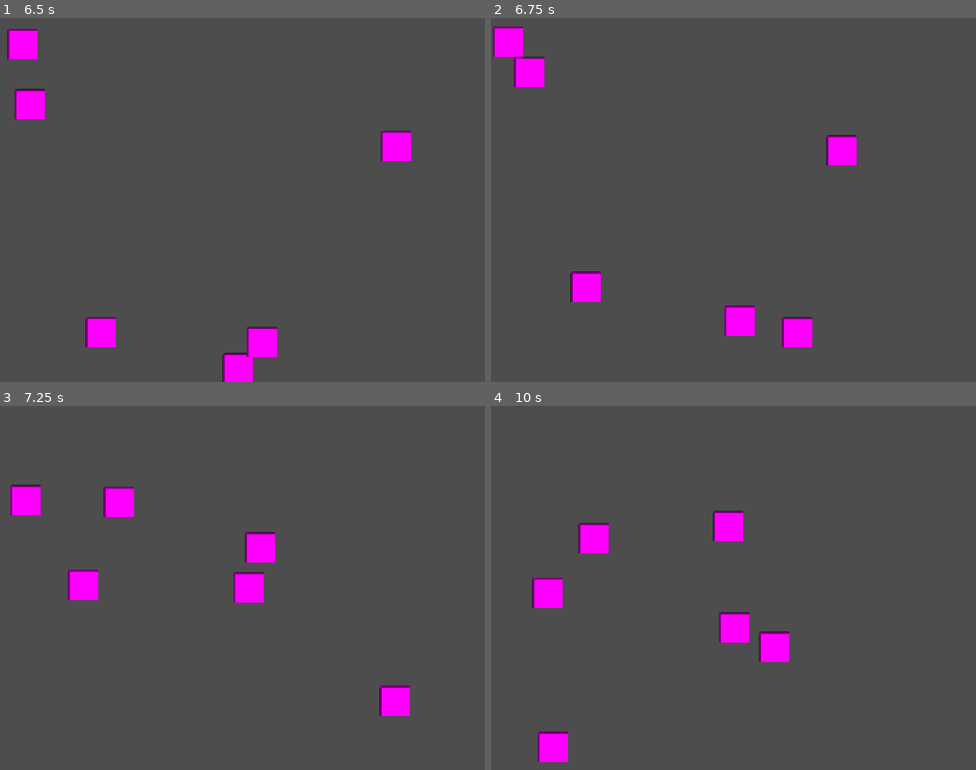
Above: before the commit, frames 1-4 (two rows, left to right).
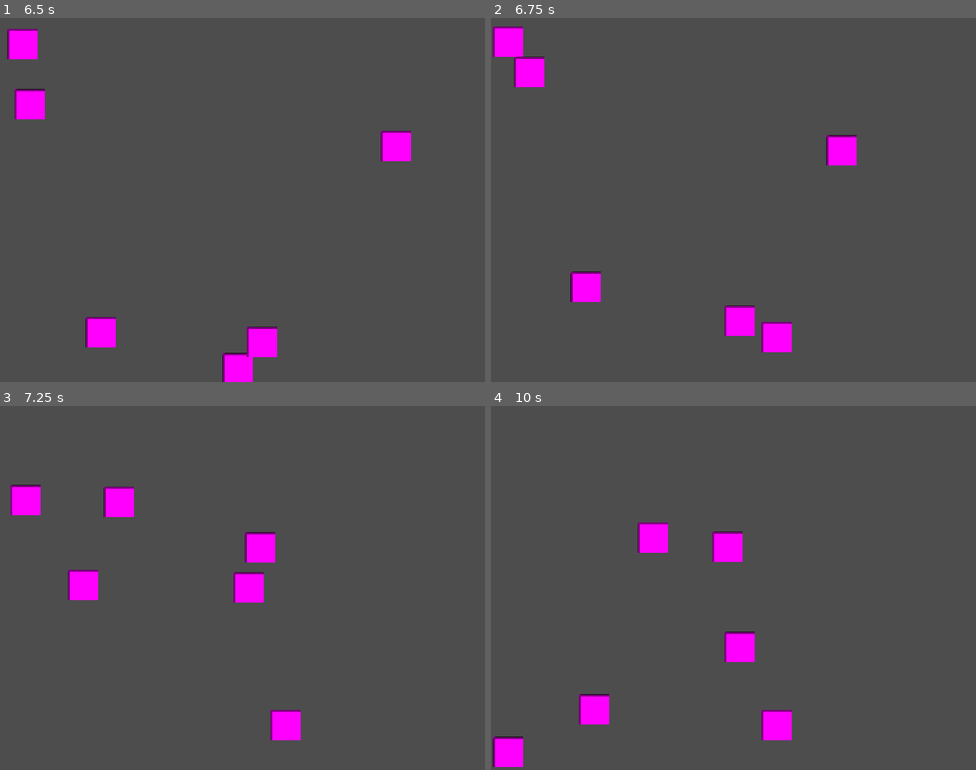
Above: after the commit, the same moments.

Repository: paavonelimarkka/mask-no-four
Game: Godot game, scene res://Scenes/game.tscn
The game is run twice, just before and just after one commit, with the same random seed, the same clock (stepped at 60 frames per second) and the same inputs. This scene is started directly instead of the project's main scene.
Inputs:
- Up to frame 1 (6.5 s): hold D (Right) 0.53-1.28 s; tap E (Interact, bound only after the commit) every 0.75 s from 0.6 to 5.85 s; hold S (Down) 1.28-2.03 s; hold D (Right) 2.03-2.78 s; hold W (Up) 2.78-3.53 s; hold A (Left) 3.53-5.03 s; hold S (Down) 5.03-5.78 s; hold D (Right) from 5.78 s (still down)
- Up to frame 2 (6.75 s): release D (Right) at 6.53 s; hold W (Up) from 6.53 s (still down); tap E (Interact, bound only after the commit) at 6.6 s
- Up to frame 3 (7.25 s): keep holding W (Up)
- Up to frame 4 (10 s): release W (Up) at 7.28 s; hold D (Right) 7.28-8.03 s; tap E (Interact, bound only after the commit) every 0.75 s from 7.35 to 9.6 s; hold S (Down) 8.03-8.78 s; hold A (Left) 8.78-9.53 s; hold W (Up) from 9.53 s (still down)

Frame 1 is identical in both runs. In frame 2, 0.8% of the frame differs, in the area x 55-67%, y 82-92%; in frame 3, 1.0%; in frame 4, 5.7%, in the area x 0-62%, y 28-100%.

Commit message:
restructure folders, make npcs stop when E is pressed

Diff:
--- a/Scenes/npc.tscn
+++ b/Scenes/npc.tscn
@@ -1,6 +1,6 @@
 [gd_scene format=3 uid="uid://dyinydf272qmt"]
 
-[ext_resource type="Script" uid="uid://cptg65y4hkrds" path="res://Scenes/npc.gd" id="1_acqhf"]
+[ext_resource type="Script" uid="uid://cptg65y4hkrds" path="res://Scripts/npc.gd" id="1_acqhf"]
 
 [sub_resource type="CanvasItemMaterial" id="CanvasItemMaterial_xxsvc"]
 
@@ -9,7 +9,8 @@
 
 [sub_resource type="CircleShape2D" id="CircleShape2D_h1ryf"]
 
-[node name="Npc" type="CharacterBody2D" unique_id=1502401715]
+[node name="Npc" type="CharacterBody2D" unique_id=1502401715 groups=["npc"]]
+collision_layer = 3
 script = ExtResource("1_acqhf")
 
 [node name="Sprite2D" type="Sprite2D" parent="." unique_id=337415709]
--- a/Scenes/player.gd
+++ /dev/null
@@ -1,11 +0,0 @@
-extends CharacterBody2D
-
-const speed = 400.0
-
-func get_input():
-	var input_direction = Input.get_vector("Left", "Right", "Up", "Down")
-	velocity = input_direction * speed
-
-func _physics_process(delta):
-	get_input()
-	move_and_slide()
--- a/Scenes/player.tscn
+++ b/Scenes/player.tscn
@@ -1,12 +1,14 @@
 [gd_scene format=3 uid="uid://cg76re3787jjk"]
 
-[ext_resource type="Script" uid="uid://bdwkk7n36p5lb" path="res://Scenes/player.gd" id="1_v0iea"]
+[ext_resource type="Script" uid="uid://bdwkk7n36p5lb" path="res://Scripts/player.gd" id="1_v0iea"]
 
 [sub_resource type="PlaceholderTexture2D" id="PlaceholderTexture2D_f60y1"]
 size = Vector2(50, 50)
 
 [sub_resource type="RectangleShape2D" id="RectangleShape2D_v0iea"]
 size = Vector2(49.5, 49.5)
+
+[sub_resource type="CircleShape2D" id="CircleShape2D_v0iea"]
 
 [node name="Player" type="CharacterBody2D" unique_id=1499838394]
 script = ExtResource("1_v0iea")
@@ -17,3 +19,13 @@
 [node name="CollisionShape2D" type="CollisionShape2D" parent="." unique_id=1477880869]
 position = Vector2(-0.25, -0.25)
 shape = SubResource("RectangleShape2D_v0iea")
+
+[node name="InteractArea" type="Area2D" parent="." unique_id=563516467]
+collision_layer = 2
+
+[node name="CollisionShape2D" type="CollisionShape2D" parent="InteractArea" unique_id=1307768220]
+scale = Vector2(6, 6)
+shape = SubResource("CircleShape2D_v0iea")
+
+[connection signal="body_entered" from="InteractArea" to="." method="_on_interact_area_body_entered"]
+[connection signal="body_exited" from="InteractArea" to="." method="_on_interact_area_body_exited"]
--- a/Scenes/npc.gd
+++ b/Scripts/npc.gd
@@ -3,15 +3,22 @@
 const SPEED = 300.0
 
 var direction: Vector2
+var is_moving: bool = false
 
 func _ready() -> void:
 	direction = Vector2(randf_range(-1,1), randf_range(-1,1)).normalized()
 	velocity = direction * SPEED
+	is_moving = true
 
 func _physics_process(delta: float) -> void:
-	move_and_slide()
+	if (is_moving == true):
+		move_and_slide()
 
 	if get_slide_collision_count() > 0:
 		var collision = get_slide_collision(0)
 		# Reflect velocity based on collision normal
 		velocity = velocity.bounce(collision.get_normal()).normalized() * SPEED
+
+func stop_movement() -> void:
+	print("pysähyppäs")
+	is_moving = false
--- /dev/null
+++ b/Scripts/player.gd
@@ -0,0 +1,30 @@
+extends CharacterBody2D
+
+const SPEED = 400.0
+
+var nearby_npcs: Array = []
+
+func _ready() -> void:
+	$InteractArea.body_entered.connect(_on_interact_area_body_entered)
+	$InteractArea.body_exited.connect(_on_interact_area_body_exited)
+
+func _on_interact_area_body_entered(body: Node2D) -> void:
+	if body.is_in_group("npc"):
+		nearby_npcs.append(body)
+
+func _on_interact_area_body_exited(body: Node2D) -> void:
+	nearby_npcs.erase(body)
+
+func get_input():
+	var input_direction = Input.get_vector("Left", "Right", "Up", "Down")
+	velocity = input_direction * SPEED
+
+func _physics_process(delta):
+	get_input()
+	move_and_slide()
+
+func _process(delta):
+	if Input.is_action_just_pressed("Interact") and nearby_npcs.size() > 0:
+		print("painoin ja olis zonellaki")
+		var npc = nearby_npcs[0]
+		npc.stop_movement()
--- a/project.godot
+++ b/project.godot
@@ -52,6 +52,15 @@
 "events": [Object(InputEventMouseButton,"resource_local_to_scene":false,"resource_name":"","device":-1,"window_id":0,"a …(259 unchanged characters)…
 ]
 }
+Interact={
+"deadzone": 0.2,
+"events": [Object(InputEventKey,"resource_local_to_scene":false,"resource_name":"","device":-1,"window_id":0,"alt_pressed":false,"shift_pressed":false,"ctrl_pressed":false,"meta_pressed":false,"pressed":false,"keycode":0,"physical_keycode":69,"key_label":0,"unicode":101,"location":0,"echo":false,"script":null)
+]
+}
+
+[layer_names]
+
+2d_physics/layer_2="npc"
 
 [physics]
 
Renamed: Scenes/npc.gd.uid -> Scripts/npc.gd.uid
Renamed: Scenes/player.gd.uid -> Scripts/player.gd.uid
